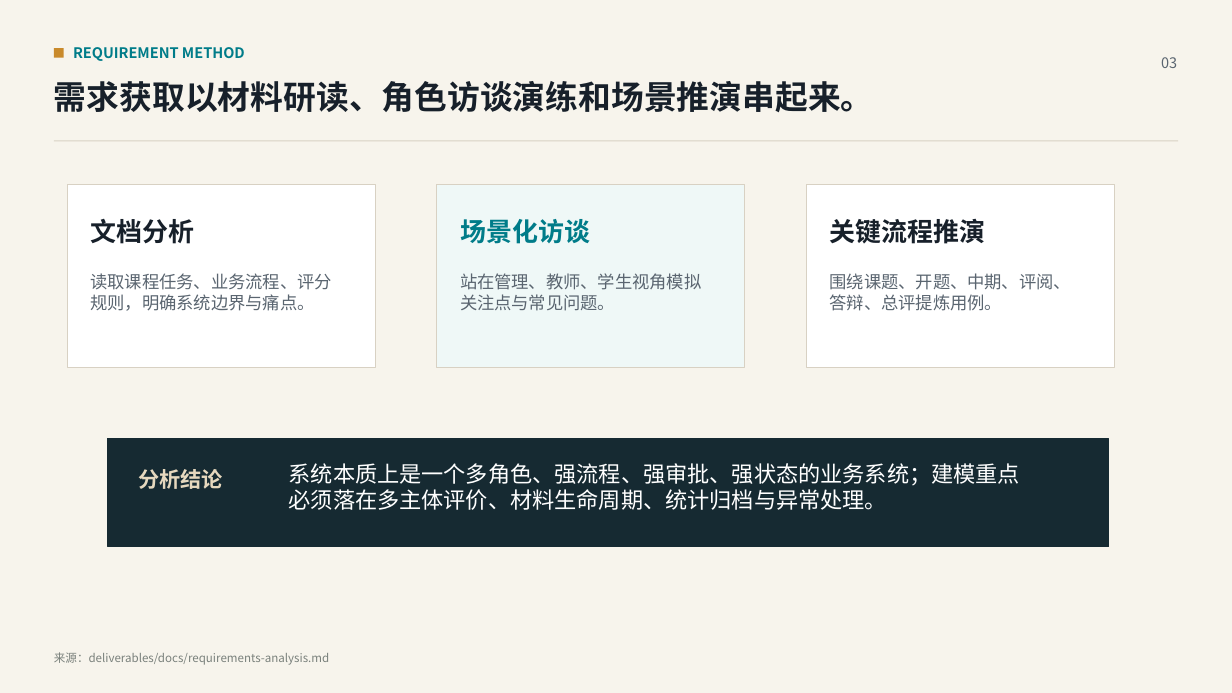
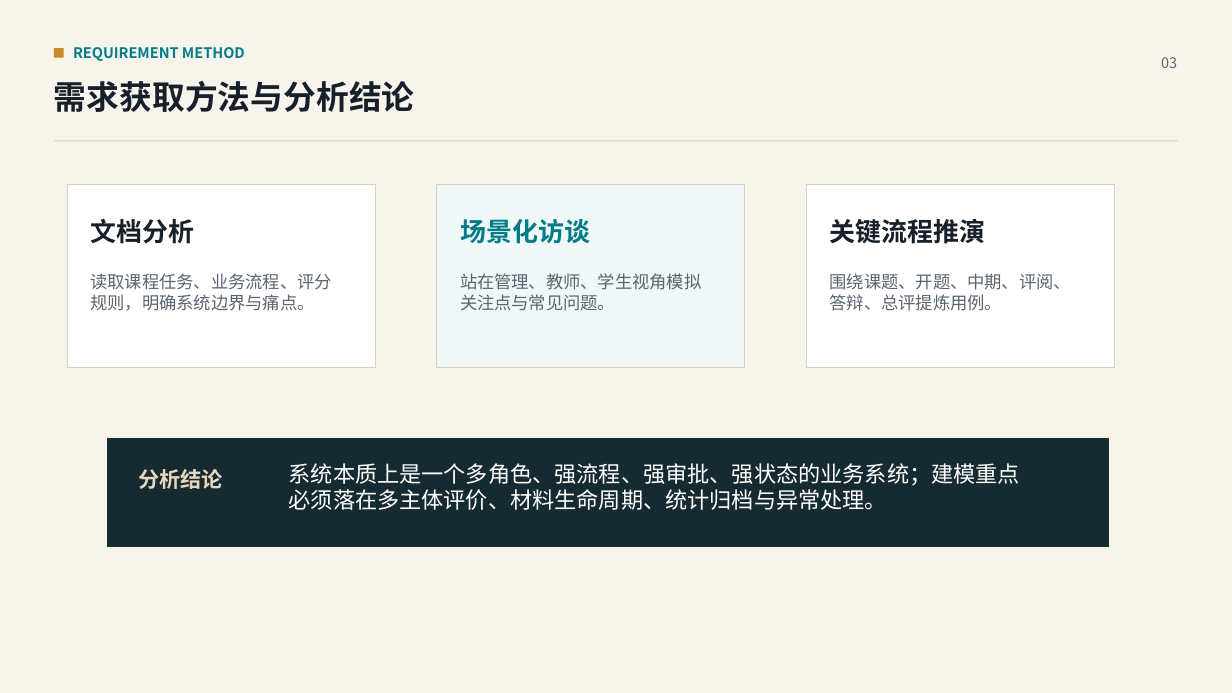
Before and after one commit to qzddmyc/uml-oom-graduation-management, a slide deck: slide 3 of 毕业设计管理系统建模汇报.pptx. Drawn at 1232x693 pixels with LibreOffice and Linux fonts; fonts in the diff are those of the drawing. Boxes give left, top, right and bottom in pixels: in the first picture for what was removed or moved away, otherwise in the second. Text is boxed around its words. In the diff, an @@ line names an element or a change of style, - is before the commit and + after.

```diff
--- a/毕业设计管理系统建模汇报.pptx
+++ b/毕业设计管理系统建模汇报.pptx
@@ text at box(54, 81, 415, 112): text changed @@
-需求获取以材料研读、角色访谈演练和场景推演串起来。
+需求获取方法与分析结论
@@ text removed at box(54, 652, 329, 665) @@
-来源：deliverables/docs/requirements-analysis.md
```
Also in this commit, not shown: 14 other slides changed, 3 slides added, 1 other file.
